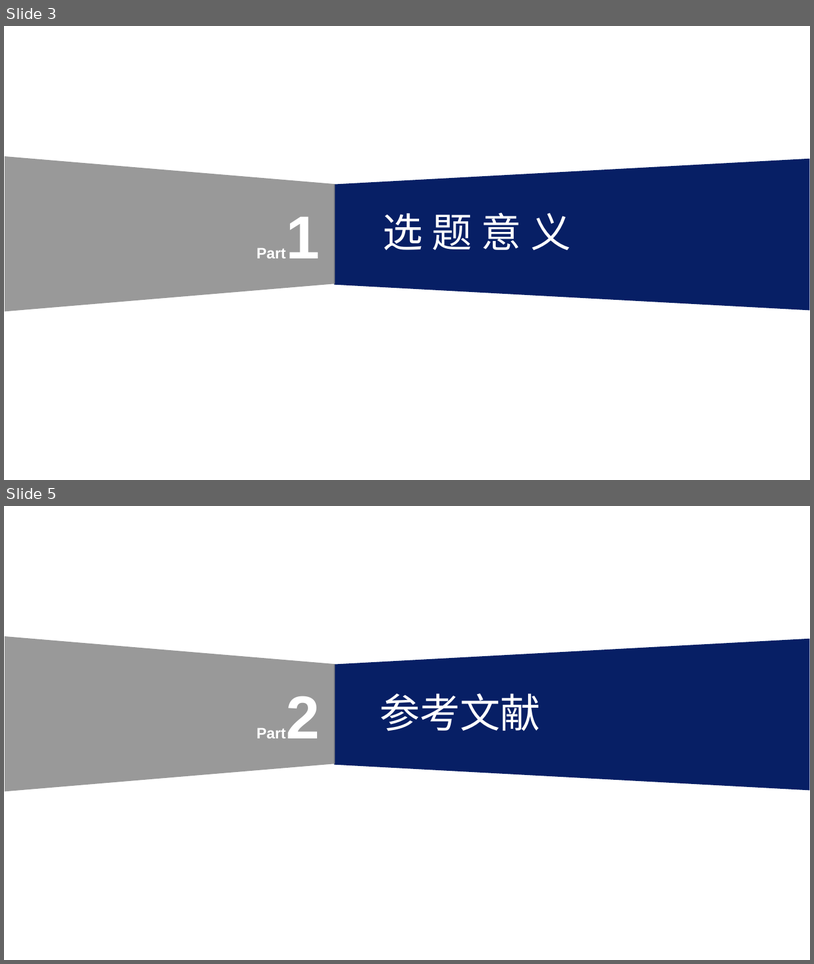
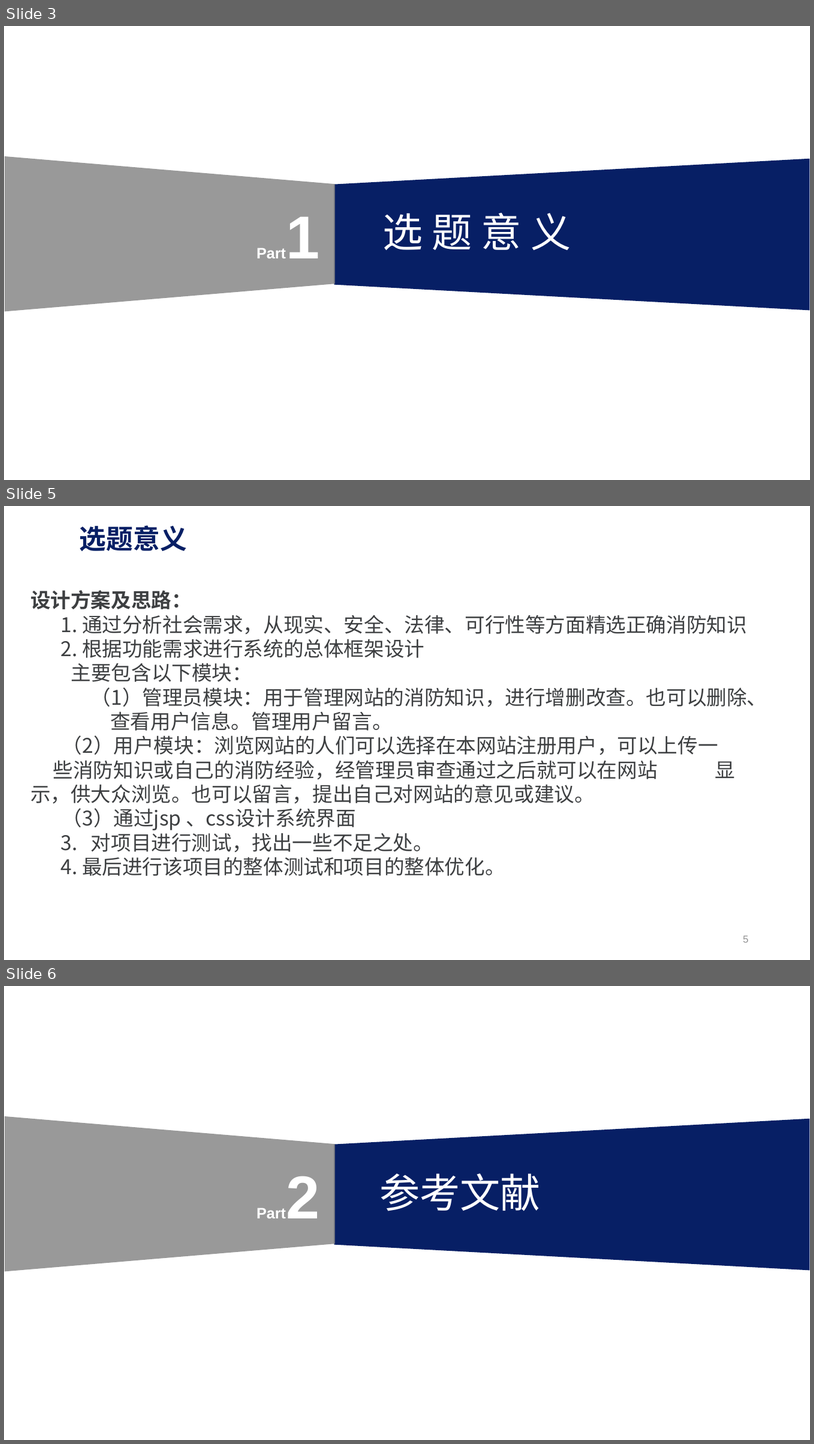
Before and after one commit to Henry0227/Imnujava, a slide deck: 20151104820_zhaolei_xiaofangwangzhan/毕设资料/20151104820-赵磊-开题报告PPT.pptx. Shown one above the other, each under a label of ours: slides 3 and 5 before the commit, slides 3, 5 and 6 after it; the slides between them are not shown. The pictures are 814x964 and 814x1444 pixels, drawn with LibreOffice and Linux fonts; fonts in the diff are those of the drawing; background and template pictures are left out. Boxes give left, top, right and bottom in pixels: in the first picture for what was removed or moved away, otherwise in the second. Text is boxed around its words. In the diff, an @@ line names an element or a change of style, - is before the commit and + after.

```diff
--- a/20151104820_zhaolei_xiaofangwangzhan/毕设资料/20151104820-赵磊-开题报告PPT.pptx
+++ b/20151104820_zhaolei_xiaofangwangzhan/毕设资料/20151104820-赵磊-开题报告PPT.pptx
@@ slide 5 added at bbox=[4, 506, 810, 960], background #FFFFFF @@
@@ title added at bbox=[80, 525, 187, 551], 32 pt, text #071F65, bold @@
+选题意义
@@ text added at bbox=[30, 590, 767, 876], 24 pt, text #3D3F41 @@
+设计方案及思路：
+1. 通过分析社会需求，从现实、安全、法律、可行性等方面精选正确消防知识
+2. 根据功能需求进行系统的总体框架设计
+主要包含以下模块：
+（1）管理员模块：用于管理网站的消防知识，进行增删改查。也可以删除、 查看用户信息。管理用户留言。
+（2）用户模块：浏览网站的人们可以选择在本网站注册用户，可以上传一 些消防知识或自己的消防经验，经管理员审查通过之后就可以在网站 显示，供大众浏览。也可以留言，提出自己对网站的意见或建议。
+（3）通过jsp 、css设计系统界面
+3. 对项目进行测试，找出一些不足之处。
+4. 最后进行该项目的整体测试和项目的整体优化。
@@ page number added at bbox=[743, 935, 749, 942], 12 pt, text #929393 @@
+5
@@ what was slide 5 is now slide 6 @@
```
Also in this commit, not shown: 1 slide changed, 1 other file.
